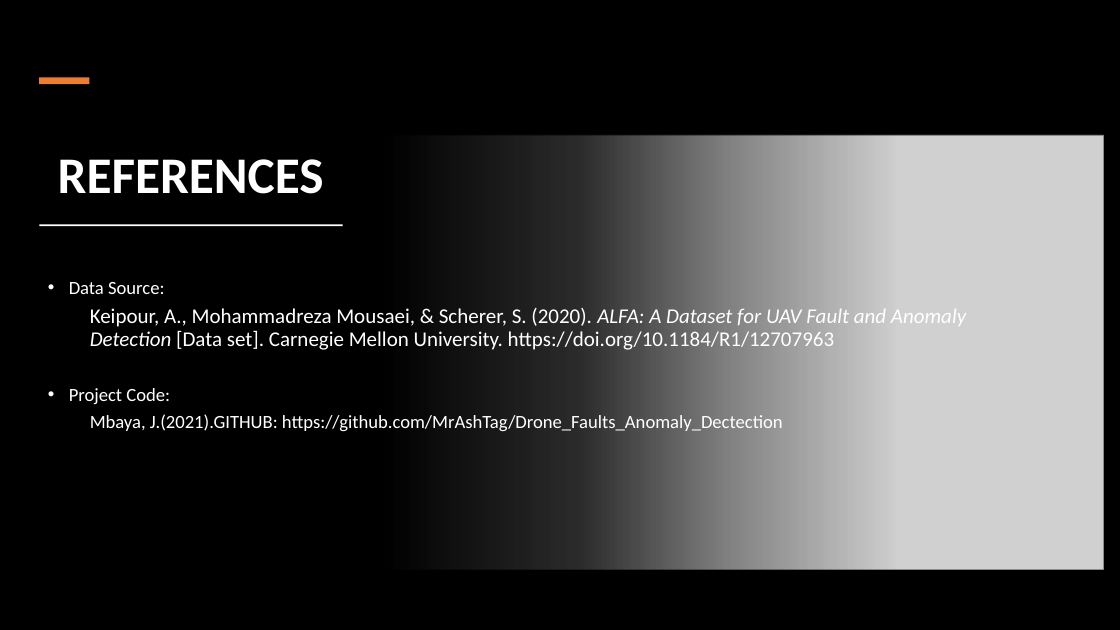
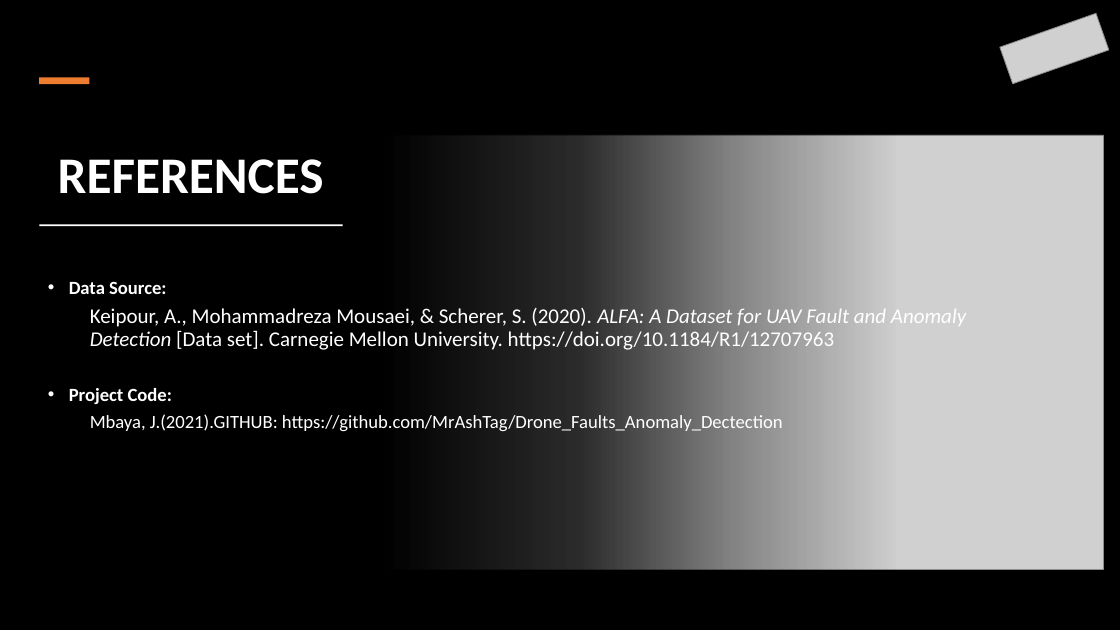
Before and after one commit to MrAshTag/Drone_Faults_Anomaly_Detection, a slide deck: slide 7 of Drone_Faults_and_Anomaly_detection.pptx. Drawn at 1120x630 pixels with LibreOffice and Linux fonts; fonts in the diff are those of the drawing; grey boxes stand for pictures. Boxes give left, top, right and bottom in pixels: in the first picture for what was removed or moved away, otherwise in the second. Text is boxed around its words. In the diff, an @@ line names an element or a change of style, - is before the commit and + after.

```diff
--- a/Drone_Faults_and_Anomaly_detection.pptx
+++ b/Drone_Faults_and_Anomaly_detection.pptx
@@ picture added at <box>1001,14,1109,84</box> @@
@@ text at <box>69,281,172,404</box>: bold on in "Data Source:", "Project Code:" @@
```
Also in this commit, not shown: 4 other slides changed, 1 slide added, 1 slide removed.
